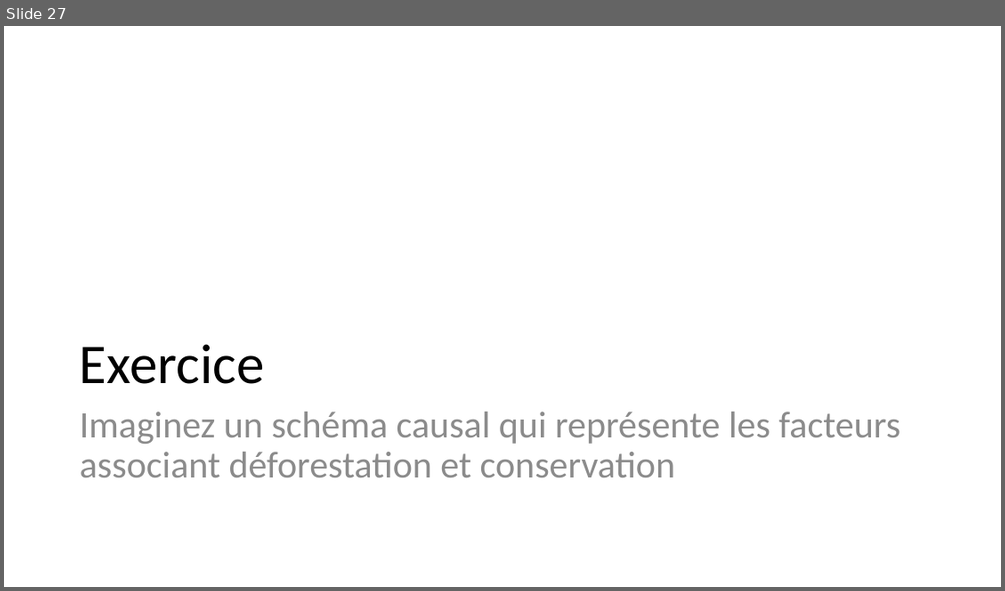
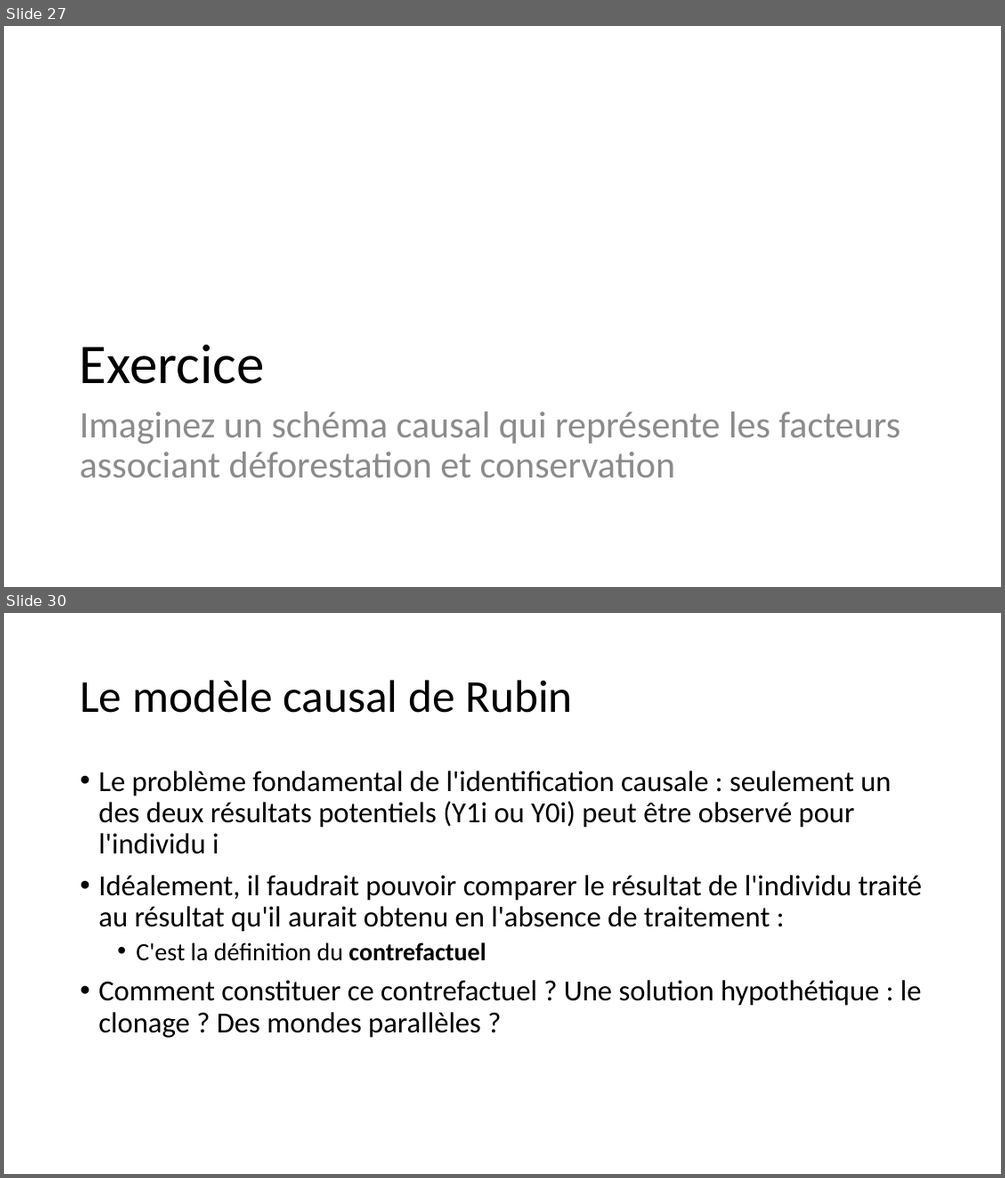
Before and after one commit to BETSAKA/statcap_impact_training, a slide deck: slides/fr/Jour 1_Introduction_Fondamentaux.pptx. Shown one above the other, each under a label of ours: slide 27 before the commit, slides 27 and 30 after it; the slides between them are not shown. The pictures are 1005x591 and 1005x1178 pixels, drawn with LibreOffice and Linux fonts; fonts in the diff are those of the drawing. Boxes give left, top, right and bottom in pixels: in the first picture for what was removed or moved away, otherwise in the second. Text is boxed around its words. In the diff, an @@ line names an element or a change of style, - is before the commit and + after.

```diff
--- a/slides/fr/Jour 1_Introduction_Fondamentaux.pptx
+++ b/slides/fr/Jour 1_Introduction_Fondamentaux.pptx
@@ slide 30 added at [4,613,1001,1174], background #FFFFFF @@
@@ title added at [80,680,572,713], 44 pt, text #000000 @@
+Le modèle causal de Rubin
@@ text added at [98,771,922,1038], 28 pt, text #000000 @@
+• Le problème fondamental de l'identification causale : seulement un des deux résultats potentiels (Y1i ou Y0i) peut être observé pour l'individu i
+• Idéalement, il faudrait pouvoir comparer le résultat de l'individu traité au résultat qu'il aurait obtenu en l'absence de traitement :
+  • C'est la définition du contrefactuel
+• Comment constituer ce contrefactuel ? Une solution hypothétique : le clonage ? Des mondes parallèles ?
```
Also in this commit, not shown: 16 other slides added, 2 other files.
